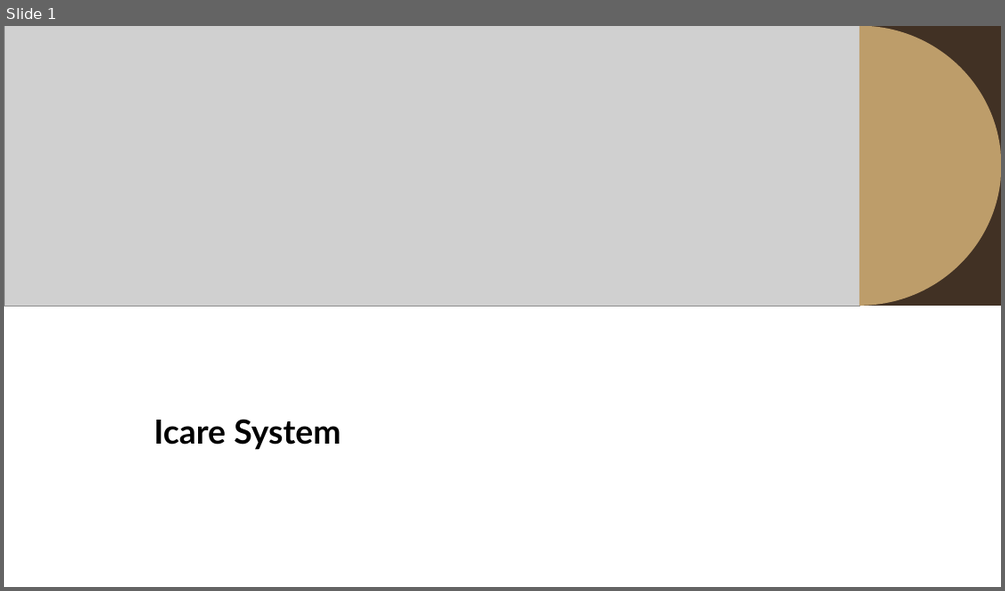
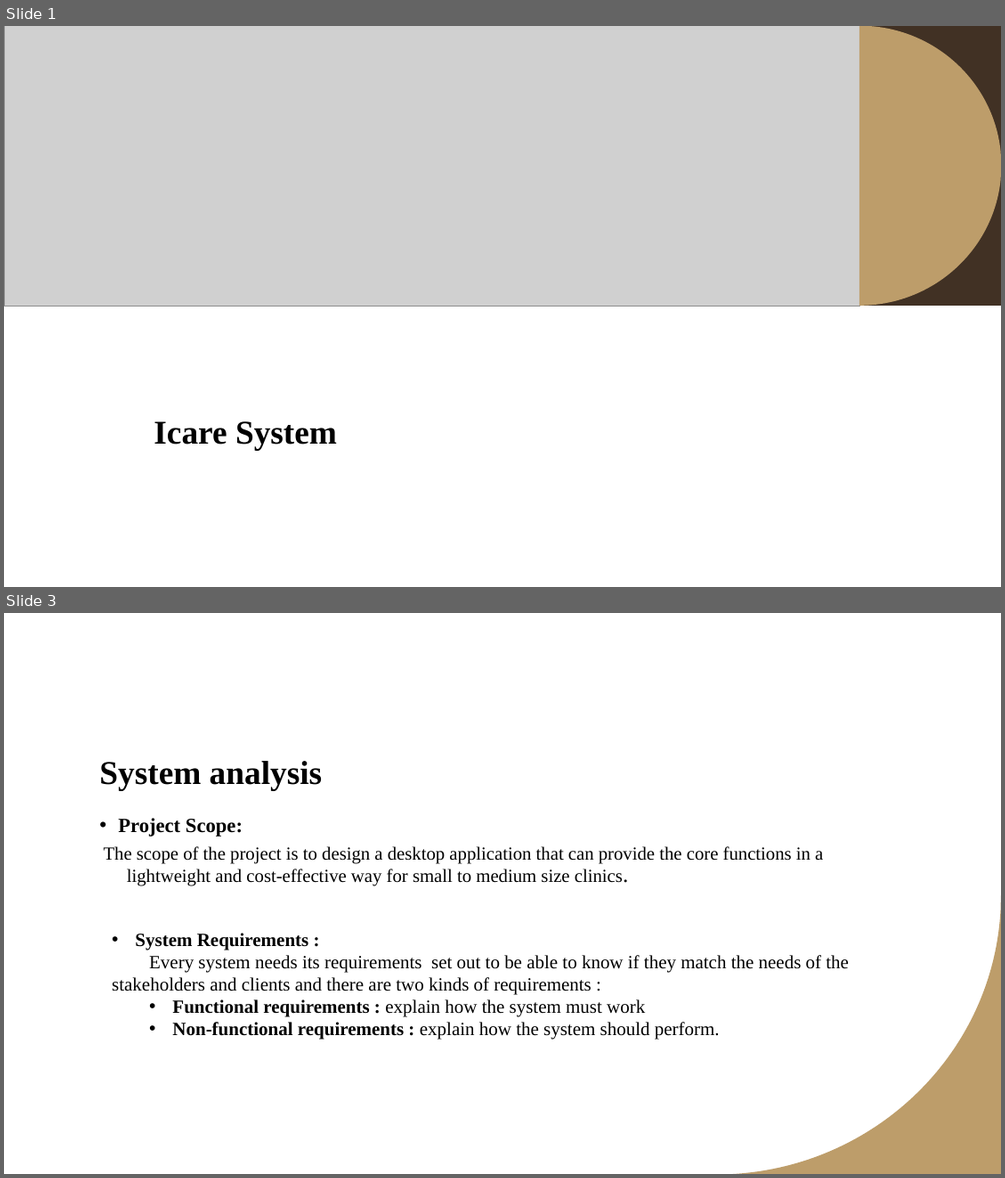
Before and after one commit to khalilAlsulaimani/Software-Engineering-2-Project, a slide deck: report presenatation.pptx. Shown one above the other, each under a label of ours: slide 1 before the commit, slides 1 and 3 after it; the slides between them are not shown. The pictures are 1005x591 and 1005x1178 pixels, drawn with LibreOffice and Linux fonts; fonts in the diff are those of the drawing; grey boxes stand for pictures. Boxes give left, top, right and bottom in pixels: in the first picture for what was removed or moved away, otherwise in the second. Text is boxed around its words. In the diff, an @@ line names an element or a change of style, - is before the commit and + after.

```diff
--- a/report presenatation.pptx
+++ b/report presenatation.pptx
@@ slide 3 added at [4,613,1001,1174], background #FFFFFF; not listed: 1 template element that a slide beside it also shows @@
@@ title added at [99,761,322,791], 32 pt, text #000000, bold @@
+System analysis
@@ text added at [104,818,823,886], 17.8 pt, text #000000 @@
+• Project Scope:
+  The scope of the project is to design a desktop application that can provide the core functions in a lightweight and cost-effective way for small to medium size clinics.
@@ text added at [112,933,849,1039], 18 pt, text #000000 @@
+• System Requirements :
+Every system needs its requirements set out to be able to know if they match the needs of the stakeholders and clients and there are two kinds of requirements :
+  • Functional requirements : explain how the system must work
+  • Non-functional requirements : explain how the system should perform.
@@ slide 1 changed as well @@
@@ title "Icare System" at [154,421,337,450]: font Lato to Times New Roman @@
```
Also in this commit, not shown: 16 other slides added, 4 slides removed, 1 other file.
